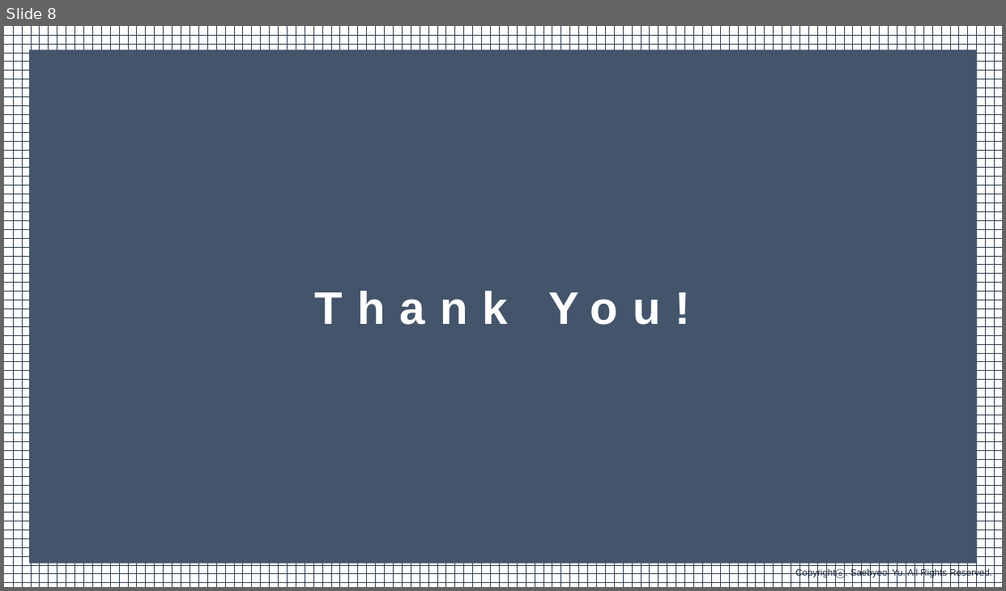
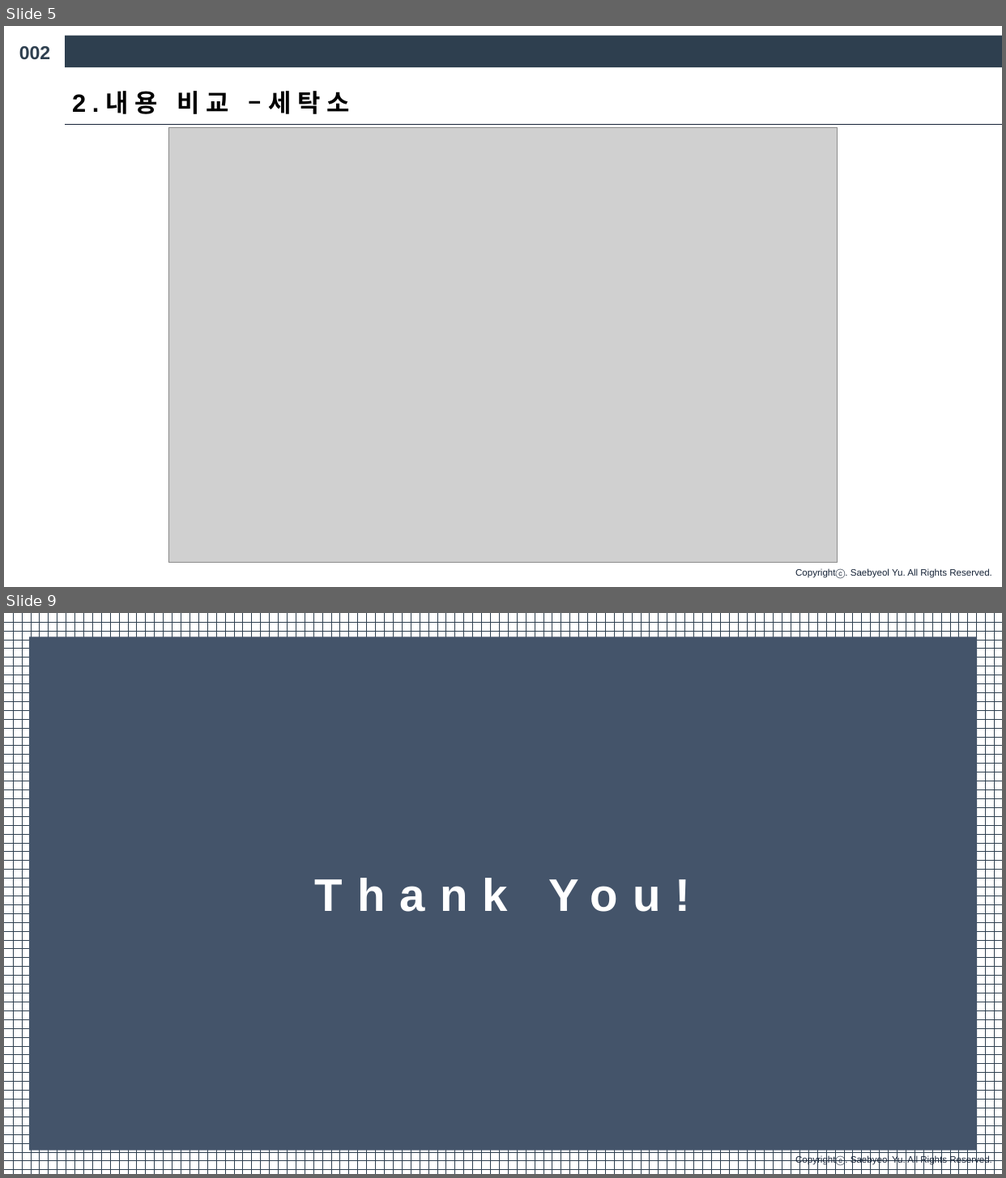
Before and after one commit to hnubigdata1/project_1, a slide deck: 1조.R 팀프로젝트.pptx. Shown one above the other, each under a label of ours: slide 8 before the commit, slides 5 and 9 after it; the slides between them are not shown. The pictures are 1006x591 and 1006x1178 pixels, drawn with LibreOffice and Linux fonts; fonts in the diff are those of the drawing; grey boxes stand for pictures. Boxes give left, top, right and bottom in pixels: in the first picture for what was removed or moved away, otherwise in the second. Text is boxed around its words. In the diff, an @@ line names an element or a change of style, - is before the commit and + after.

```diff
--- a/1조.R 팀프로젝트.pptx
+++ b/1조.R 팀프로젝트.pptx
@@ slide 5 added at [4, 26, 1002, 587], background #FFFFFF; not listed: 1 template element that a slide beside it also shows @@
@@ text added at [19, 46, 51, 59], 18 pt, text #2E3F4F, bold @@
+002
@@ rectangle added at [65, 35, 1002, 67], fill #2E3F4F @@
@@ text added at [72, 91, 350, 114], 24 pt, text #000000, bold @@
+2.내용 비교 –세탁소
@@ line added from (65, 125) to (1002, 125), #162337 0.5 pt @@
@@ picture added at [168, 128, 838, 563] @@
@@ what was slide 8 is now slide 9 @@
```
Also in this commit, not shown: 5 slides changed.
